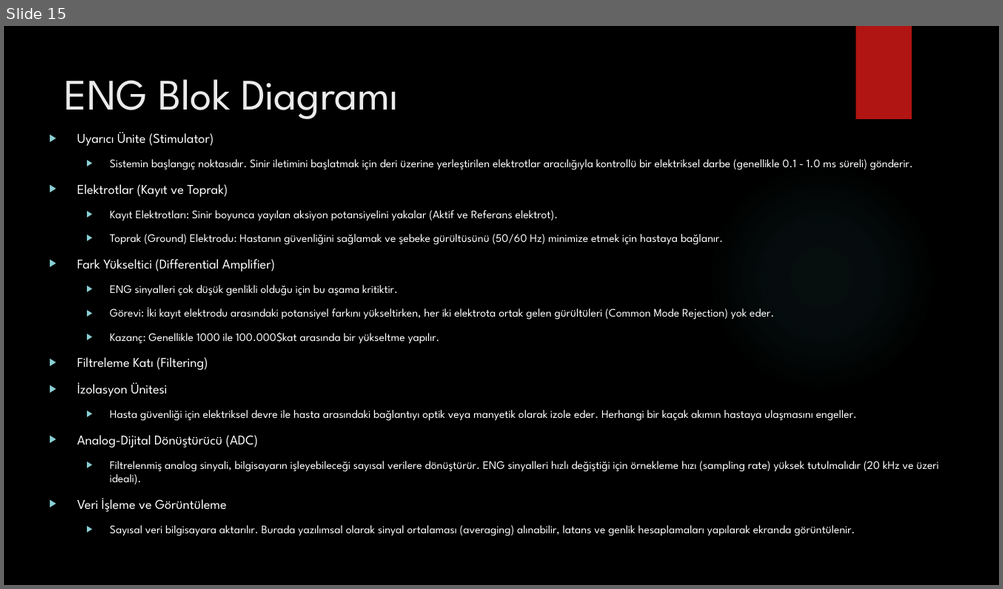
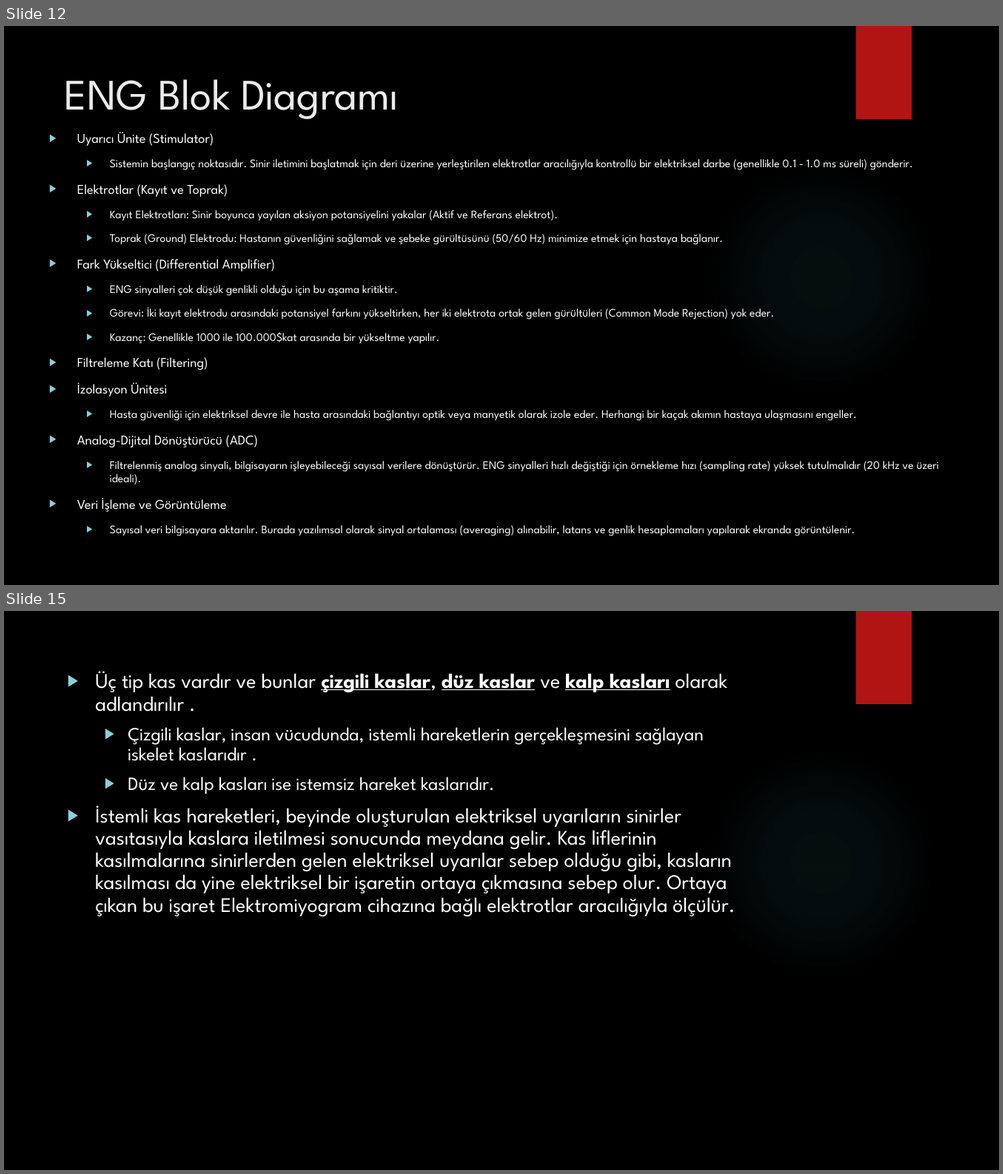
Before and after one commit to karakasmf/Medical-Electronic, a slide deck: elektronörogram.pptx. Shown one above the other, each under a label of ours: slide 15 before the commit, slides 12 and 15 after it; the slides between them are not shown. The pictures are 1003x589 and 1003x1174 pixels, drawn with LibreOffice and Linux fonts; fonts in the diff are those of the drawing; background and template pictures are left out. Boxes give left, top, right and bottom in pixels: in the first picture for what was removed or moved away, otherwise in the second. Text is boxed around its words. In the diff, an @@ line names an element or a change of style, - is before the commit and + after.

```diff
--- a/elektronörogram.pptx
+++ b/elektronörogram.pptx
@@ slide 15 added at [4, 611, 999, 1170], background picture (left out); not listed: 2 template elements that a slide beside it also shows @@
@@ text added at [95, 671, 734, 917], 20 pt, text #FFFFFF @@
+▶ Üç tip kas vardır ve bunlar çizgili kaslar, düz kaslar ve kalp kasları olarak adlandırılır .
+  ▶ Çizgili kaslar, insan vücudunda, istemli hareketlerin gerçekleşmesini sağlayan iskelet kaslarıdır .
+  ▶ Düz ve kalp kasları ise istemsiz hareket kaslarıdır.
+▶ İstemli kas hareketleri, beyinde oluşturulan elektriksel uyarıların sinirler vasıtasıyla kaslara iletilmesi sonucunda meydana gelir. Kas liflerinin kasılmalarına sinirlerden gelen elektriksel uyarılar sebep olduğu gibi, kasların kasılması da yine elektriksel bir işaretin ortaya çıkmasına sebep olur. Ortaya çıkan bu işaret Elektromiyogram cihazına bağlı elektrotlar aracılığıyla ölçülür.
@@ what was slide 15 is now slide 12 @@
```
Also in this commit, not shown: 13 other slides added, 4 slides removed, 1 other file.
